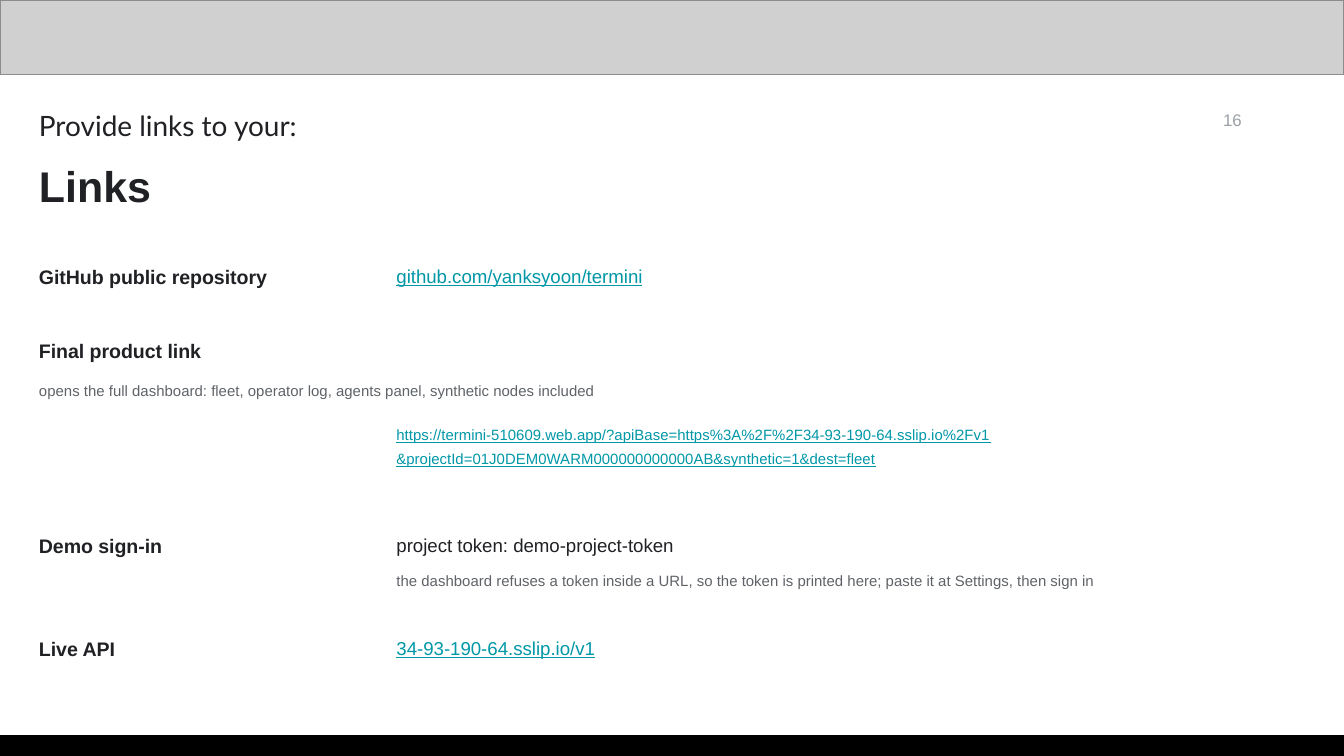
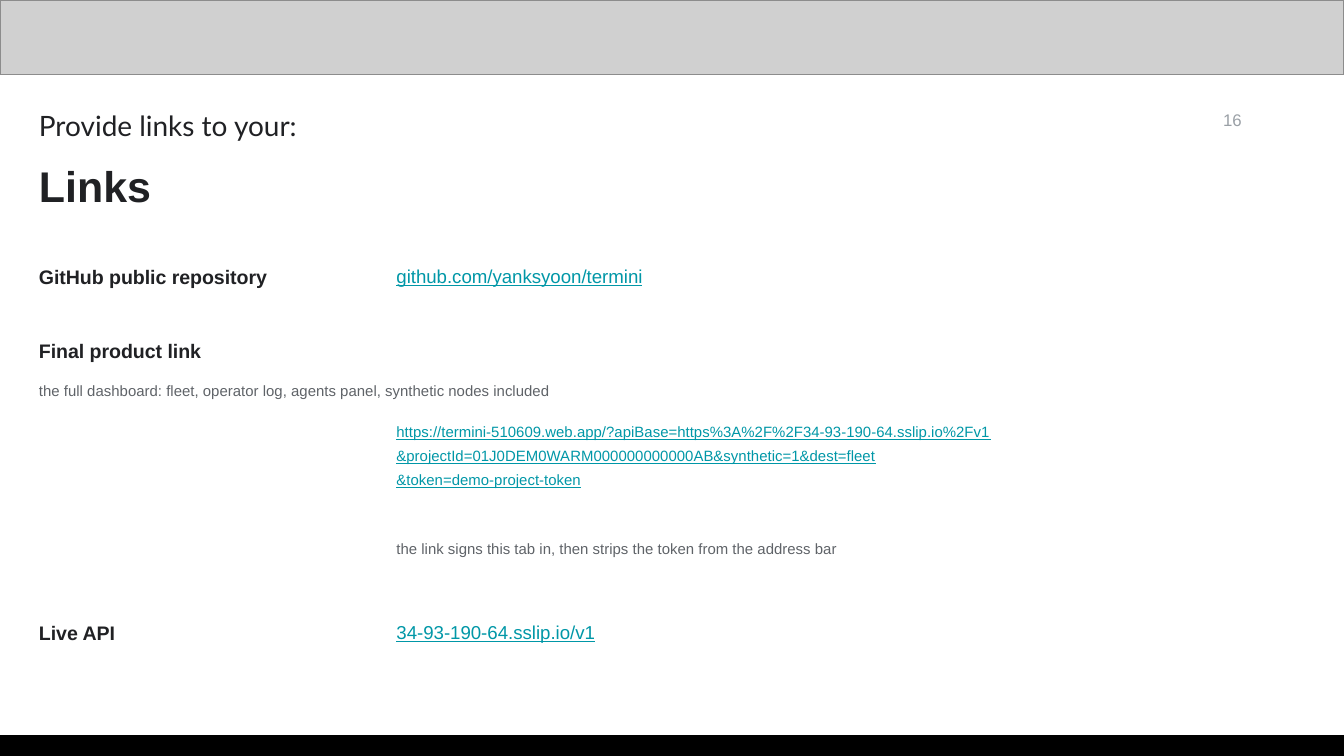
Before and after one commit to yanksyoon/termini, a slide deck: slide 16 of deck/v3/termini-deck-v3.pptx. Drawn at 1344x756 pixels with LibreOffice and Linux fonts; fonts in the diff are those of the drawing; grey boxes stand for pictures. Boxes give left, top, right and bottom in pixels: in the first picture for what was removed or moved away, otherwise in the second. Text is boxed around its words. In the diff, an @@ line names an element or a change of style, - is before the commit and + after.

```diff
--- a/deck/v3/termini-deck-v3.pptx
+++ b/deck/v3/termini-deck-v3.pptx
@@ text at box(39, 385, 549, 399): text changed @@
-opens the full dashboard: fleet, operator log, agents panel, synthetic nodes included
+the full dashboard: fleet, operator log, agents panel, synthetic nodes included
@@ text at box(396, 474, 580, 488): paragraph added @@
+&token=demo-project-token
@@ text removed at box(396, 538, 673, 556) @@
-project token: demo-project-token
@@ text at box(396, 543, 837, 557): text changed; size 10.5 to 8 pt; text colour #202124 to #5F6368; bold off @@
-Demo sign-in
+the link signs this tab in, then strips the token from the address bar
@@ text removed at box(396, 575, 1094, 589) @@
-the dashboard refuses a token inside a URL, so the token is printed here; paste it at Settings, then sign in
@@ text "Live API": place and size @@
-text "Live API" at box(39, 641, 115, 657)
+text "Live API" at box(39, 625, 115, 641)
@@ text "34-93-190-64.sslip.io/v1": place and size @@
-text "34-93-190-64.sslip.io/v1" at box(396, 641, 595, 659)
+text "34-93-190-64.sslip.io/v1" at box(396, 625, 595, 643)
```
Also in this commit, not shown: 11 other files.
